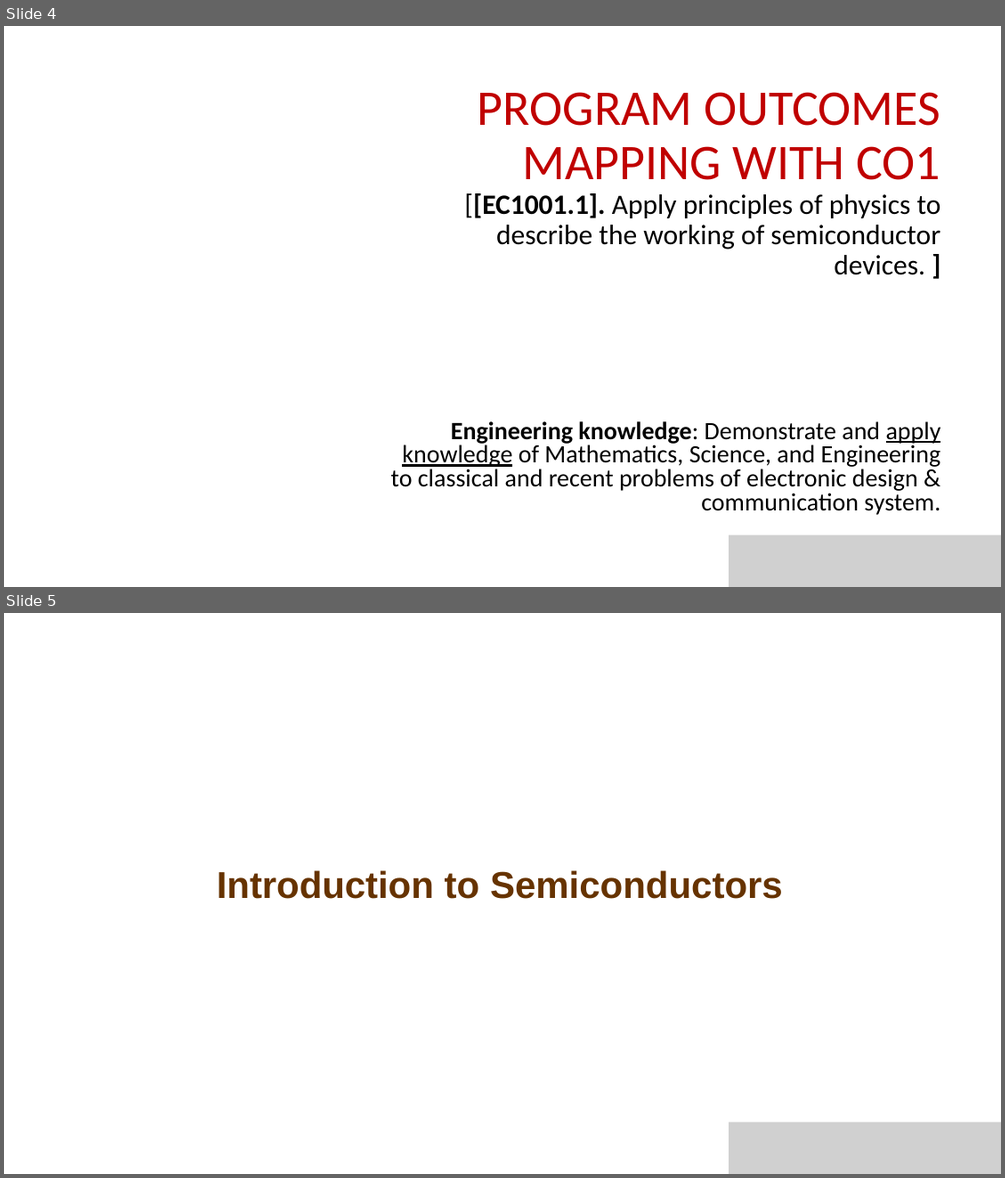
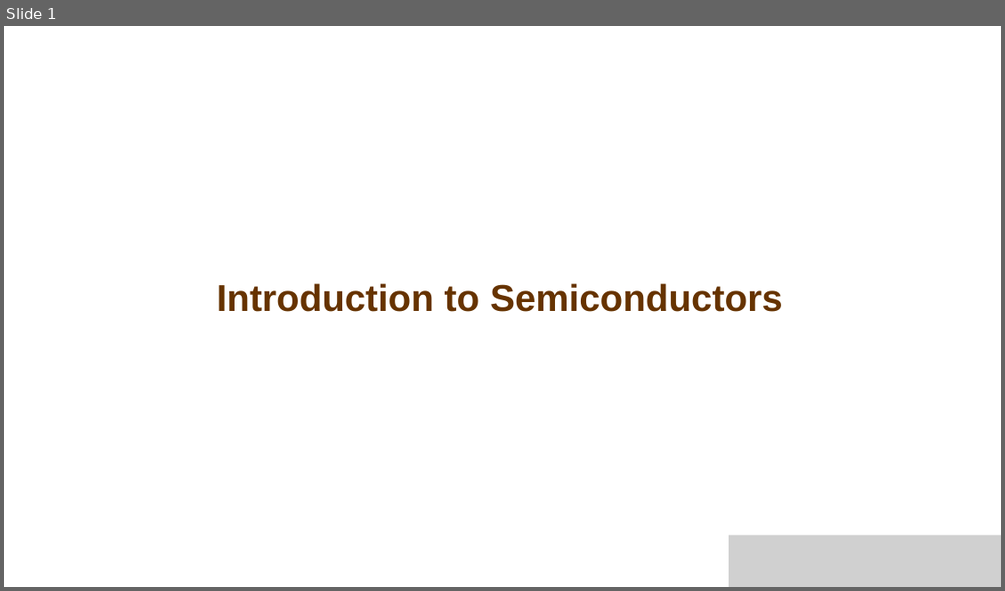
Before and after one commit to viktorexe/Chemistry-Cycle, a slide deck: EES/diode (1).pptx. Shown one above the other, each under a label of ours: slides 4 and 5 before the commit, slide 1 after it. The pictures are 1005x1178 and 1005x591 pixels, drawn with LibreOffice and Linux fonts; fonts in the diff are those of the drawing; grey boxes stand for pictures; background and template pictures are left out. Boxes give left, top, right and bottom in pixels: in the first picture for what was removed or moved away, otherwise in the second. Text is boxed around its words. In the diff, an @@ line names an element or a change of style, - is before the commit and + after.

```diff
--- a/EES/diode (1).pptx
+++ b/EES/diode (1).pptx
@@ slide 4 removed at bbox=[4, 26, 1001, 587], background picture (left out) @@
@@ title removed at bbox=[464, 92, 941, 275] @@
-PROGRAM OUTCOMES MAPPING WITH CO1
-[[EC1001.1]. Apply principles of physics to describe the working of semiconductor devices. ]
@@ subtitle removed at bbox=[391, 421, 941, 515] @@
-[PO1]
-Engineering knowledge: Demonstrate and apply knowledge of Mathematics, Science, and Engineering to classical and recent problems of electronic design & communication system.
@@ picture removed at bbox=[728, 535, 1001, 587] @@
@@ what was slide 5 is now slide 1 @@
```
Also in this commit, not shown: 4 other slides removed.
